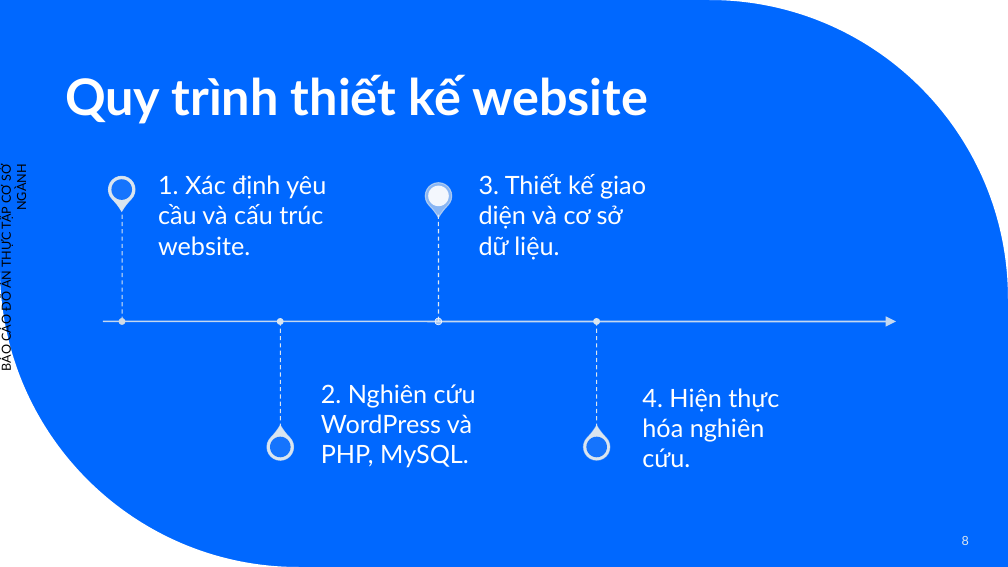
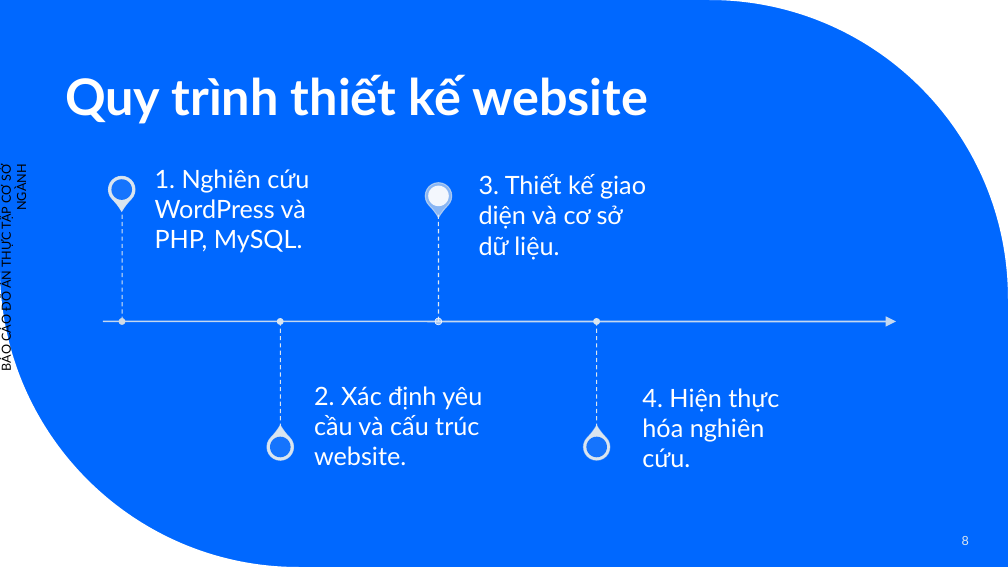
Before and after one commit to TrangThanhHieu/csn-da21ttb-trangthanhhieu-timhieuvathietkewebminhhoa-wordpress, a slide deck: slide 8 of thesis/csn-da21ttb-TrangThanhHieu.pptx. Drawn at 1008x567 pixels with LibreOffice and Linux fonts; fonts in the diff are those of the drawing. Boxes give left, top, right and bottom in pixels: in the first picture for what was removed or moved away, otherwise in the second. Text is boxed around its words. In the diff, an @@ line names an element or a change of style, - is before the commit and + after.

```diff
--- a/thesis/csn-da21ttb-TrangThanhHieu.pptx
+++ b/thesis/csn-da21ttb-TrangThanhHieu.pptx
@@ text at bbox=[155, 169, 309, 253]: text changed @@
-2. Nghiên cứu WordPress và PHP, MySQL.
+1. Nghiên cứu WordPress và PHP, MySQL.
@@ text at bbox=[314, 386, 482, 466]: text changed @@
-1. Xác định yêu cầu và cấu trúc website.
+2. Xác định yêu cầu và cấu trúc website.
```
Also in this commit, not shown: 2 other slides changed.
